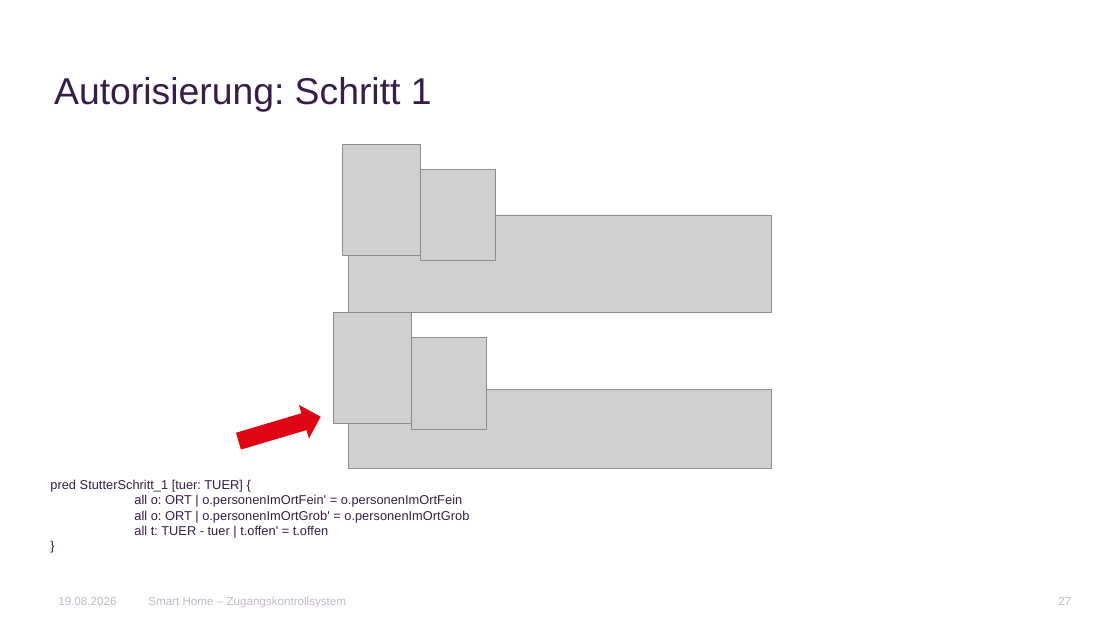
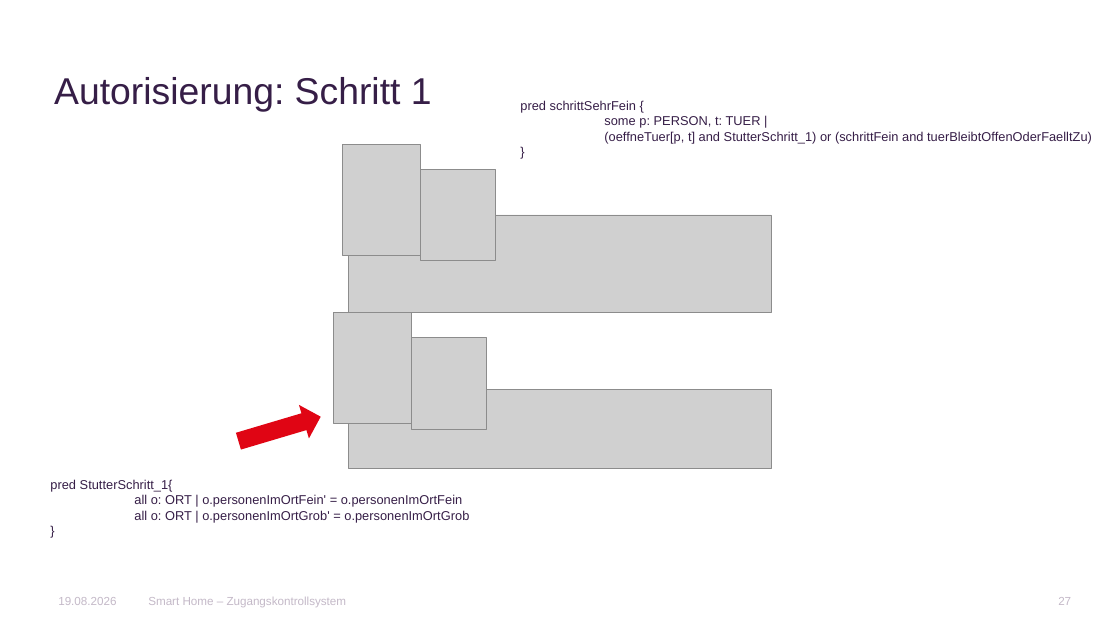
Before and after one commit to AnnaLiviaMartin/rs-smart-home, a slide deck: slide 27 of presentation/Smart_Home_Zugangskontrollsystem.pptx. Drawn at 1120x630 pixels with LibreOffice and Linux fonts; fonts in the diff are those of the drawing; grey boxes stand for pictures; background and template pictures are left out. Boxes give left, top, right and bottom in pixels: in the first picture for what was removed or moved away, otherwise in the second. Text is boxed around its words. In the diff, an @@ line names an element or a change of style, - is before the commit and + after.

Commit message:
fix: stutter in präsi

```diff
--- a/presentation/Smart_Home_Zugangskontrollsystem.pptx
+++ b/presentation/Smart_Home_Zugangskontrollsystem.pptx
@@ text added at bbox=[520, 100, 1092, 144], 11 pt, text #361E47 @@
+pred schrittSehrFein {
+some p: PERSON, t: TUER |
+(oeffneTuer[p, t] and StutterSchritt_1) or (schrittFein and tuerBleibtOffenOderFaelltZu)
+}
@@ text at bbox=[50, 479, 173, 492]: text changed @@
-pred StutterSchritt_1 [tuer: TUER] {
+pred StutterSchritt_1{
@@ text at bbox=[134, 525, 328, 535]: paragraph removed @@
-all t: TUER - tuer | t.offen' = t.offen
```
Also in this commit, not shown: 22 other slides changed.
